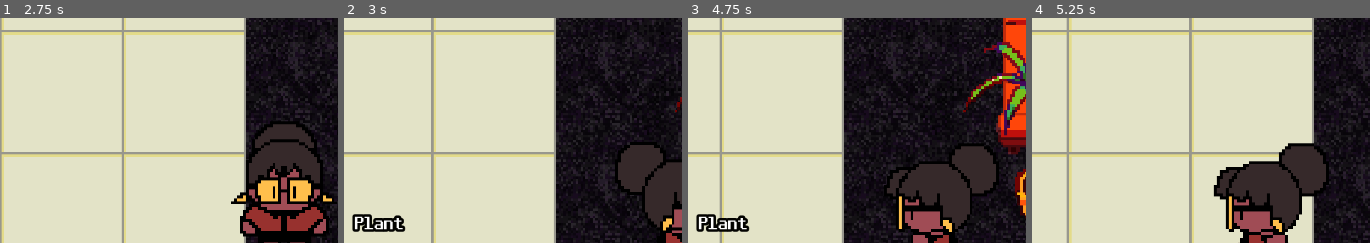
Above: before the commit, frames 1-4 (left to right).
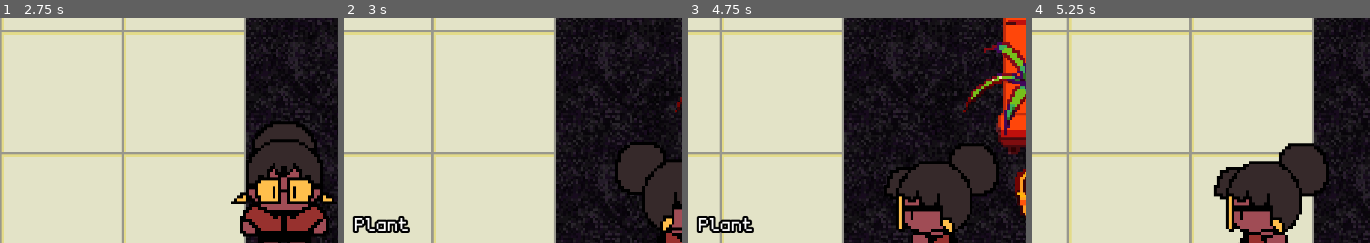
Above: after the commit, the same moments.

Repository: KURUKURURU/skeptic
Game: Godot game, scene res://scene/scene/start_menu.tscn
Two runs of this game, one before a commit and one after it. Both use one fixed random seed, a clock stepped at 60 frames per second and the inputs below.
Inputs (mouse positions are % of the whole screen's width and height, from its top left):
- Up to frame 1 (2.75 s): click "Start" at 0.5 s; tap Enter (ui_accept) at 1.25, 1.52, 2.27 s; move the mouse to (82, 45) at 1.27 s; hold D (right) 1.28-2.03 s; hold E (interact) 1.28-2.03 s; click (82, 45) at 1.42 s; move the mouse to (32, 55) at 2.02 s; hold S (down) from 2.03 s (still down); tap E (interact) at 2.1 s
- Up to frame 2 (3 s): move the mouse to (67, 28) at 2.77 s; release S (down) at 2.78 s; hold D (right) from 2.78 s (still down); hold Shift (shift) from 2.78 s (still down)
- Up to frame 3 (4.75 s): tap E (interact) at 3.05, 3.8 s; move the mouse to (50, 70) at 3.52 s; release D (right) at 3.53 s; release Shift (shift) at 3.53 s; hold W (up) 3.53-4.28 s; tap Alt at 3.6 s; click (50, 70) at 3.67 s; tap Enter (ui_accept) at 3.77, 4.52 s; move the mouse to (91, 65) at 4.27 s; hold A (left) from 4.28 s (still down); hold E (interact) from 4.28 s (still down)
- Up to frame 4 (5.25 s): keep holding A (left); move the mouse to (20, 35) at 5.02 s; release E (interact) at 5.03 s; tap E (interact) at 5.1 s
The pictures show only the part of the screen within x 14-64%, y 50-100%; the shares and areas given below are measured in that part.

Frame 1 is identical in both runs. In frame 2, 1.0% of the frame differs, in the area x 2-20%, y 87-96%; in frame 3, 1.0%; in frame 4, nothing differs.

Commit message:
commit for art

Diff:
--- a/interacting.gd
+++ b/interacting.gd
@@ -1,5 +1,5 @@
 extends Node2D
-@onready var label: Label = $A/Label
+@onready var label = $A/Label
 
 var current_interactions := []
 var can_interact := true
--- a/scene/Entities/painting.gd
+++ b/scene/Entities/painting.gd
@@ -1,9 +1,7 @@
 extends StaticBody2D
 
 @export var tag: String
-@export var message: String
-
-@onready var sprite_2d: AnimatedSprite2D = $Sprite2D
+@export var message: int
 
 @onready var interactable: Area2D = $interactable
 
@@ -13,4 +11,18 @@
 
 func _on_interact():
 
-	await t.talk("Nyra", message)
+	match message:
+		0:
+			await t.talk("Nyra", "They're the leading biomedical giant.")
+			await t.talk("Nyra", "They make commerical products that chemically enhance cognitive and physical abilities.")
+			await t.talk("Nyra", "Though, this company isn't what everyone thinks it is.")
+			return
+
+		1:
+			await t.talk("Nyra", "I think it's a brain.")
+			await t.talk("Nyra", "I hate it.")
+			return
+		2:
+			await t.talk("Nyra", "It's a DNA Helix.")
+			await t.talk("Nyra", "Fitting.")
+			return
--- /dev/null
+++ b/scene/Entities/painting2.gd
@@ -0,0 +1 @@
+extends StaticBody2D
--- a/scene/Entities/puddle.tscn
+++ b/scene/Entities/puddle.tscn
@@ -79,6 +79,7 @@
 [node name="drip" type="AudioStreamPlayer2D" parent="." unique_id=1116808428]
 position = Vector2(0, 20)
 stream = ExtResource("5_fmhs8")
-volume_db = -4.888
+volume_db = 1.853
 pitch_scale = 0.24
-attenuation = 3.1383312
+attenuation = 6.7271557
+panning_strength = 3.0
--- a/scene/Entities/security_camera.tscn
+++ b/scene/Entities/security_camera.tscn
@@ -3,6 +3,7 @@
 [ext_resource type="Script" uid="uid://1cn6tgtg0bj1" path="res://security_camera.gd" id="1_1nq5y"]
 [ext_resource type="Texture2D" uid="uid://5trv4mdr8gsx" path="res://img/cam1.png" id="2_ho5cm"]
 [ext_resource type="Texture2D" uid="uid://blgc7quvbt0wn" path="res://img/cam2.png" id="3_dcvu2"]
+[ext_resource type="PackedScene" uid="uid://u4i77243adtd" path="res://scene/tool/interactable.tscn" id="4_ho5cm"]
 
 [sub_resource type="AtlasTexture" id="AtlasTexture_hku1y"]
 atlas = ExtResource("2_ho5cm")
@@ -64,6 +65,9 @@
 "speed": 1.0
 }]
 
+[sub_resource type="CircleShape2D" id="CircleShape2D_dcvu2"]
+radius = 18.0
+
 [node name="SecurityCamera" type="Node2D" unique_id=1165677714]
 texture_filter = 1
 script = ExtResource("1_1nq5y")
@@ -71,4 +75,13 @@
 [node name="Sprite2D" type="AnimatedSprite2D" parent="." unique_id=557002533]
 sprite_frames = SubResource("SpriteFrames_gj1o8")
 animation = &"down"
-frame_progress = 0.07135642
+frame_progress = 0.65264416
+speed_scale = 1.5
+
+[node name="interactable" parent="." unique_id=574524158 instance=ExtResource("4_ho5cm")]
+position = Vector2(-15, 25)
+interact_name = "Camera"
+
+[node name="CollisionShape2D" type="CollisionShape2D" parent="interactable" unique_id=515814638]
+position = Vector2(14, 11)
+shape = SubResource("CircleShape2D_dcvu2")
--- /dev/null
+++ b/scene/Entities/talk_alert.tscn
@@ -0,0 +1,27 @@
+[gd_scene format=3 uid="uid://mwlnvs14glda"]
+
+[ext_resource type="Script" uid="uid://bg5kh1fgwpxfg" path="res://scene/Entities/painting.gd" id="1_6kgdw"]
+[ext_resource type="PackedScene" uid="uid://u4i77243adtd" path="res://scene/tool/interactable.tscn" id="2_4uspo"]
+
+[sub_resource type="RectangleShape2D" id="RectangleShape2D_ogan6"]
+size = Vector2(43, 39.5)
+
+[sub_resource type="CircleShape2D" id="CircleShape2D_igyta"]
+radius = 18.0
+
+[node name="talk_alert" type="StaticBody2D" unique_id=937812277]
+texture_filter = 1
+script = ExtResource("1_6kgdw")
+
+[node name="CollisionShape2D" type="CollisionShape2D" parent="." unique_id=234866480]
+visible = false
+position = Vector2(-1, 17)
+shape = SubResource("RectangleShape2D_ogan6")
+
+[node name="interactable" parent="." unique_id=574524158 instance=ExtResource("2_4uspo")]
+position = Vector2(-15, 6)
+interact_name = "Odd Painting"
+
+[node name="CollisionShape2D" type="CollisionShape2D" parent="interactable" unique_id=771083043]
+position = Vector2(14, 11)
+shape = SubResource("CircleShape2D_igyta")
--- /dev/null
+++ b/scene/Entities/trashbin.gd
@@ -0,0 +1,23 @@
+extends StaticBody2D
+@export var message: int = 1
+@onready var interactable: Area2D = $interactable
+
+func _ready() -> void:
+	match message:
+		1:
+			$Sprite2D.frame = 0
+		2:
+			$Sprite2D.frame = 1
+
+	interactable.interact = _on_interact
+
+func _on_interact():
+
+	match message:
+		1:
+			await t.talk("Nyra", "Empty. Like a certain someone's soul.")
+			return
+		2:
+			await t.talk("Nyra", "It's filled with broken ballpoint pens and styrofoam cups.")
+			await t.talk("Nyra", "And some gum.")
+			return
--- /dev/null
+++ b/scene/Entities/trashbin.tscn
@@ -0,0 +1,32 @@
+[gd_scene format=3 uid="uid://caiksosy6vwdh"]
+
+[ext_resource type="Script" uid="uid://bs1gl0tce8o1f" path="res://scene/Entities/trashbin.gd" id="1_7e1q1"]
+[ext_resource type="PackedScene" uid="uid://u4i77243adtd" path="res://scene/tool/interactable.tscn" id="2_7e1q1"]
+[ext_resource type="Texture2D" uid="uid://brqqa5g5m5geo" path="res://img/trashvertical.png" id="2_n6lif"]
+
+[sub_resource type="RectangleShape2D" id="RectangleShape2D_ogan6"]
+size = Vector2(10, 9)
+
+[sub_resource type="CircleShape2D" id="CircleShape2D_igyta"]
+radius = 9.0
+
+[node name="trash" type="StaticBody2D" unique_id=937812277]
+texture_filter = 1
+script = ExtResource("1_7e1q1")
+
+[node name="Sprite2D" type="Sprite2D" parent="." unique_id=1179276970]
+texture = ExtResource("2_n6lif")
+offset = Vector2(0, -9.61)
+hframes = 2
+
+[node name="CollisionShape2D" type="CollisionShape2D" parent="." unique_id=234866480]
+position = Vector2(0, 1)
+shape = SubResource("RectangleShape2D_ogan6")
+
+[node name="interactable" parent="." unique_id=574524158 instance=ExtResource("2_7e1q1")]
+position = Vector2(-14, -9)
+interact_name = "Bin"
+
+[node name="CollisionShape2D" type="CollisionShape2D" parent="interactable" unique_id=771083043]
+position = Vector2(14, 11)
+shape = SubResource("CircleShape2D_igyta")
--- a/scene/tool/interaction_component.tscn
+++ b/scene/tool/interaction_component.tscn
@@ -1,16 +1,10 @@
 [gd_scene format=3 uid="uid://dx7ka15ye5r0a"]
 
 [ext_resource type="Script" uid="uid://cwycumcpnonga" path="res://interacting.gd" id="1_kh0jo"]
-[ext_resource type="FontFile" uid="uid://dmgogwstguumm" path="res://tff/NotJamMonoClean13/Not Jam Mono Clean 16.ttf" id="2_vh7tj"]
+[ext_resource type="Theme" uid="uid://fd3toknymqv4" path="res://theme/mono.tres" id="2_vh7tj"]
 
 [sub_resource type="CircleShape2D" id="CircleShape2D_vh7tj"]
 radius = 35.014282
-
-[sub_resource type="LabelSettings" id="LabelSettings_owuuw"]
-font = ExtResource("2_vh7tj")
-font_size = 47
-outline_size = 24
-outline_color = Color(0.012617188, 0.012617188, 0, 1)
 
 [node name="Interaction_Component" type="Node2D" unique_id=1925596338]
 texture_filter = 1
@@ -25,13 +19,16 @@
 
 [node name="A" type="CanvasLayer" parent="." unique_id=1365359157]
 
-[node name="Label" type="Label" parent="A" unique_id=1039234648]
+[node name="Label" type="RichTextLabel" parent="A" unique_id=1687440739]
+clip_contents = false
 offset_left = 307.28
 offset_top = 986.625
 offset_right = 1114.2797
 offset_bottom = 1076.6256
+theme = ExtResource("2_vh7tj")
+theme_override_constants/outline_size = 20
+bbcode_enabled = true
 text = "testing"
-label_settings = SubResource("LabelSettings_owuuw")
 vertical_alignment = 1
 
 [connection signal="area_entered" from="Interactable" to="." method="_on_interactable_area_entered"]
--- a/scene/tool/test_area.tscn
+++ b/scene/tool/test_area.tscn
@@ -14,6 +14,7 @@
 [ext_resource type="AudioStream" uid="uid://b1uk8e48wjbeo" path="res://sfx/peopletalking.mp3" id="12_g8jak"]
 [ext_resource type="PackedScene" uid="uid://yb50sx7d6e7h" path="res://scene/Entities/painting.tscn" id="12_j8led"]
 [ext_resource type="PackedScene" uid="uid://dpwhgg4w6tq2o" path="res://scene/Entities/security_camera.tscn" id="12_m836i"]
+[ext_resource type="PackedScene" uid="uid://caiksosy6vwdh" path="res://scene/Entities/trashbin.tscn" id="13_j8led"]
 
 [sub_resource type="TileSetAtlasSource" id="TileSetAtlasSource_hrtff"]
 texture = ExtResource("2_hrtff")
@@ -329,12 +330,16 @@
 [node name="talk_alert" parent="Entities" unique_id=1158920270 instance=ExtResource("12_j8led")]
 position = Vector2(74.03316, 779.5581)
 tag = "Odd Painting"
-message = "This doesn't really speak to me."
+message = 2
 
 [node name="talk_alert2" parent="Entities" unique_id=1708695725 instance=ExtResource("12_j8led")]
-position = Vector2(1161.3262, 779.55804)
-tag = "Odd Painting"
-message = "Ugh."
+position = Vector2(1160.2211, 779.55804)
+tag = "Weird Painting"
+message = 1
+
+[node name="talk_alert3" parent="Entities" unique_id=1938082396 instance=ExtResource("12_j8led")]
+position = Vector2(546.96136, 759.116)
+tag = "[i]Eden Labs"
 
 [node name="SecurityCamera" parent="Entities" unique_id=1165677714 node_paths=PackedStringArray("player") instance=ExtResource("12_m836i")]
 position = Vector2(1018.78455, 745.3039)
@@ -347,6 +352,17 @@
 [node name="SecurityCamera3" parent="Entities" unique_id=2030923279 node_paths=PackedStringArray("player") instance=ExtResource("12_m836i")]
 position = Vector2(134.25415, 745.3039)
 player = NodePath("../Nyra")
+
+[node name="trash" parent="Entities" unique_id=271530276 instance=ExtResource("13_j8led")]
+position = Vector2(487.29285, 860.7735)
+
+[node name="trash2" parent="Entities" unique_id=1924890925 instance=ExtResource("13_j8led")]
+position = Vector2(655.80115, 953.0387)
+message = 2
+
+[node name="trash3" parent="Entities" unique_id=90830140 instance=ExtResource("13_j8led")]
+position = Vector2(1128.7294, 809.94476)
+message = 2
 
 [node name="Noise" type="Node2D" parent="." unique_id=1785445178]
 
--- a/security_camera.gd
+++ b/security_camera.gd
@@ -2,7 +2,14 @@
 @export var player : Node2D
 @onready var sprite: AnimatedSprite2D = $Sprite2D
 
+@onready var interactable: Area2D = $interactable
 
+func _ready() -> void:
+	interactable.interact = _on_interact
+
+func _on_interact():
+
+	await t.talk("Nyra", "They're watching me.")
 
 func _process(_delta):
 	if not is_instance_valid(player):
--- /dev/null
+++ b/theme/mono.tres
@@ -0,0 +1,13 @@
+[gd_resource type="Theme" format=3 uid="uid://fd3toknymqv4"]
+
+[ext_resource type="FontFile" uid="uid://dmgogwstguumm" path="res://tff/NotJamMonoClean13/Not Jam Mono Clean 16.ttf" id="1_o585a"]
+[ext_resource type="FontFile" uid="uid://c86d27kc7crf3" path="res://tff/monogram/ttf/monogram-extended-italic.ttf" id="2_8jc2r"]
+[ext_resource type="FontFile" uid="uid://cqqe2he1ftv8i" path="res://tff/monogram/ttf/monogram-extended.ttf" id="3_natgc"]
+
+[resource]
+RichTextLabel/font_sizes/bold_font_size = 70
+RichTextLabel/font_sizes/italics_font_size = 70
+RichTextLabel/font_sizes/normal_font_size = 70
+RichTextLabel/fonts/bold_font = ExtResource("1_o585a")
+RichTextLabel/fonts/italics_font = ExtResource("2_8jc2r")
+RichTextLabel/fonts/normal_font = ExtResource("3_natgc")
Binary file added: img/Test Images for Cutscene/2.png
Not shown, added: img/Test Images for Cutscene/2.png.import
Binary file added: img/Test Images for Cutscene/3.png
Not shown, added: img/Test Images for Cutscene/3.png.import
Binary file added: img/Test Images for Cutscene/4.png
Not shown, added: img/Test Images for Cutscene/4.png.import
Binary file added: img/Test Images for Cutscene/open.png
Not shown, added: img/Test Images for Cutscene/open.png.import
Binary file added: img/Test Images for Cutscene/open/1.png
Not shown, added: img/Test Images for Cutscene/open/1.png.import
Not shown, added: scene/Entities/painting2.gd.uid
Not shown, added: scene/Entities/trashbin.gd.uid
(and 1 more such lines)
